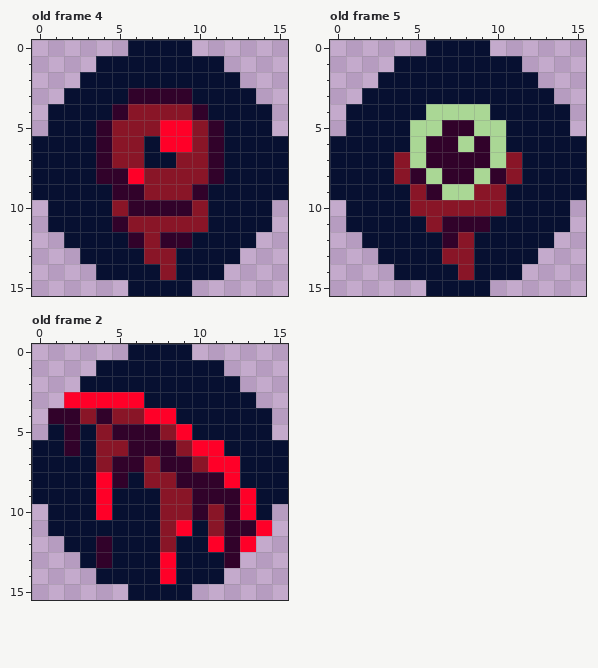
Edited in one commit: pixel-art file (Untitled/Player/Skills/Cultist Skills.aseprite). The picture above is the old version.
16x16 pixels, 12 frames. Shown: old frame 4, old frame 5, old frame 2. The commit also changed other frames, which this record leaves out.
And afterwards:
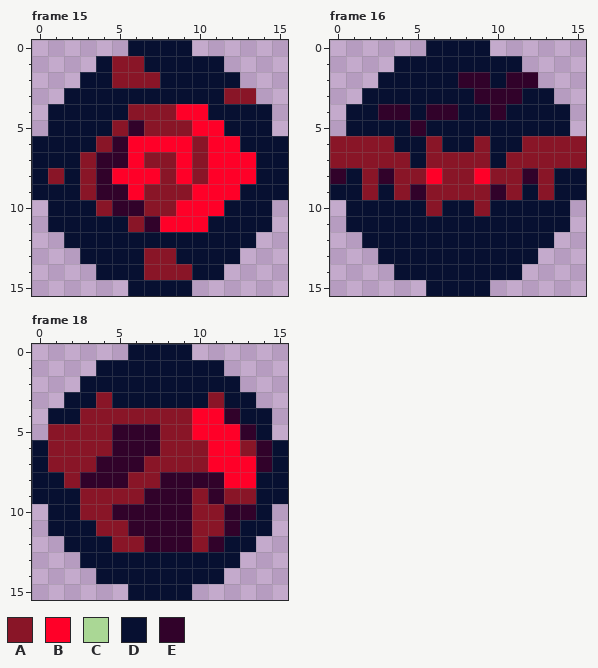
Palette (. is transparent): A #891527  B #ff0028  C #aad795  D #071031  E #31022a
A new or re-ordered frame is compared with the old frame closest to it.
Change:
frames 12 -> 18
--- frame 15 is new; against old frame 4, layers "Layer 1", "Layer"
@@ x 0..15 @@
  0 ......DDDD......
- 1 ....DDDDDDDD....
- 2 ...DDDDDDDDDD...
- 3 ..DDDDEEEEDDDD..
- 4 .DDDDEAAAAEDDDD.
- 5 .DDDEAAABBAEDDD.
- 6 DDDDEAADBBAEDDDD
- 7 DDDDEAADDAAEDDDD
- 8 DDDDEEBAAAAEDDDD
- 9 DDDDDEEAAAEDDDDD
-10 .DDDDAEEEEADDDD.
-11 .DDDDEAAAAADDDD.
-12 ..DDDDEAEEDDDD..
+ 1 ....DAADDDDD....
+ 2 ...DDAAADDDDD...
+ 3 ..DDDDDDDDDDAA..
+ 4 .DDDDDAAABBDDDD.
+ 5 .DDDDAEAAABBDDD.
+ 6 DDDDAEBBBBABBDDD
+ 7 DDDAEEBAABABBBDD
+ 8 DADAEBBBABABBBDD
+ 9 DDDAEEBAAABBBDDD
+10 .DDDAEEAABBBDDD.
+11 .DDDDDAEBBBDDDD.
+12 ..DDDDDDDDDDDD..
 13 ...DDDDAADDDD...
-14 ....DDDDADDD....
+14 ....DDDAAADD....
 15 ......DDDD......
--- frame 16 is new; against old frame 5, layers "Layer 1", "Layer"
@@ x 0..15 @@
  1 ....DDDDDDDD....
- 2 ...DDDDDDDDDD...
- 3 ..DDDDDDDDDDDD..
- 4 .DDDDDCCCCDDDDD.
- 5 .DDDDCCEECCDDDD.
- 6 DDDDDCEECECDDDDD
- 7 DDDDACEEEECADDDD
- 8 DDDDAECEECEADDDD
- 9 DDDDDAECCAADDDDD
-10 .DDDDAAAAAADDDD.
-11 .DDDDDAEEEDDDDD.
-12 ..DDDDDEADDDDD..
-13 ...DDDDAADDDD...
-14 ....DDDDADDD....
+ 2 ...DDDDDEEDEE...
+ 3 ..DDDDDDDEEEDD..
+ 4 .DDEEDEEDDEDDDD.
+ 5 .DDDDEDDDDDDDDD.
+ 6 AAAADDADDADDAAAA
+ 7 AAAAADAAAADAAAAA
+ 8 EDAEAABAABAAEADD
+ 9 DDADAEAAAAEADADD
+10 .DDDDDADDADDDDD.
+11 .DDDDDDDDDDDDDD.
+12 ..DDDDDDDDDDDD..
+13 ...DDDDDDDDDD...
+14 ....DDDDDDDD....
 15 ......DDDD......
--- frame 18 is new; against old frame 2, layers "Layer 1", "Layer"
@@ x 0..15 @@
  2 ...DDDDDDDDDD...
- 3 ..BBBBBDDDDDDD..
- 4 .EEAEAABBDDDDDD.
- 5 .DEDAEEEABDDDDD.
- 6 DDEDAAEEEABBDDDD
- 7 DDDDAEEAEEABBDDD
- 8 DDDDBEDAAEEEBDDD
- 9 DDDDBDDDAAEEEBDD
-10 .DDDBDDDAAEAEBD.
-11 .DDDDDDDABDAEEB.
-12 ..DDEDDDADDBEB..
-13 ...DEDDDBDDDE...
-14 ....DDDDBDDD....
+ 3 ..DDADDDDDDADD..
+ 4 .DDAAAAAAABBEDD.
+ 5 .AAAAEEEAABBBED.
+ 6 DAAAAEEEAAABBAED
+ 7 DAAAEEEAAAABBBED
+ 8 DDAEEEAAEEEEBBDD
+ 9 DDDAAAAEEEAEAADD
+10 .DDAAEEEEEAAEED.
+11 .DDDAAEEEEAAEDD.
+12 ..DDDAAEEEAEDD..
+13 ...DDDDDDDDDD...
+14 ....DDDDDDDD....
 15 ......DDDD......
